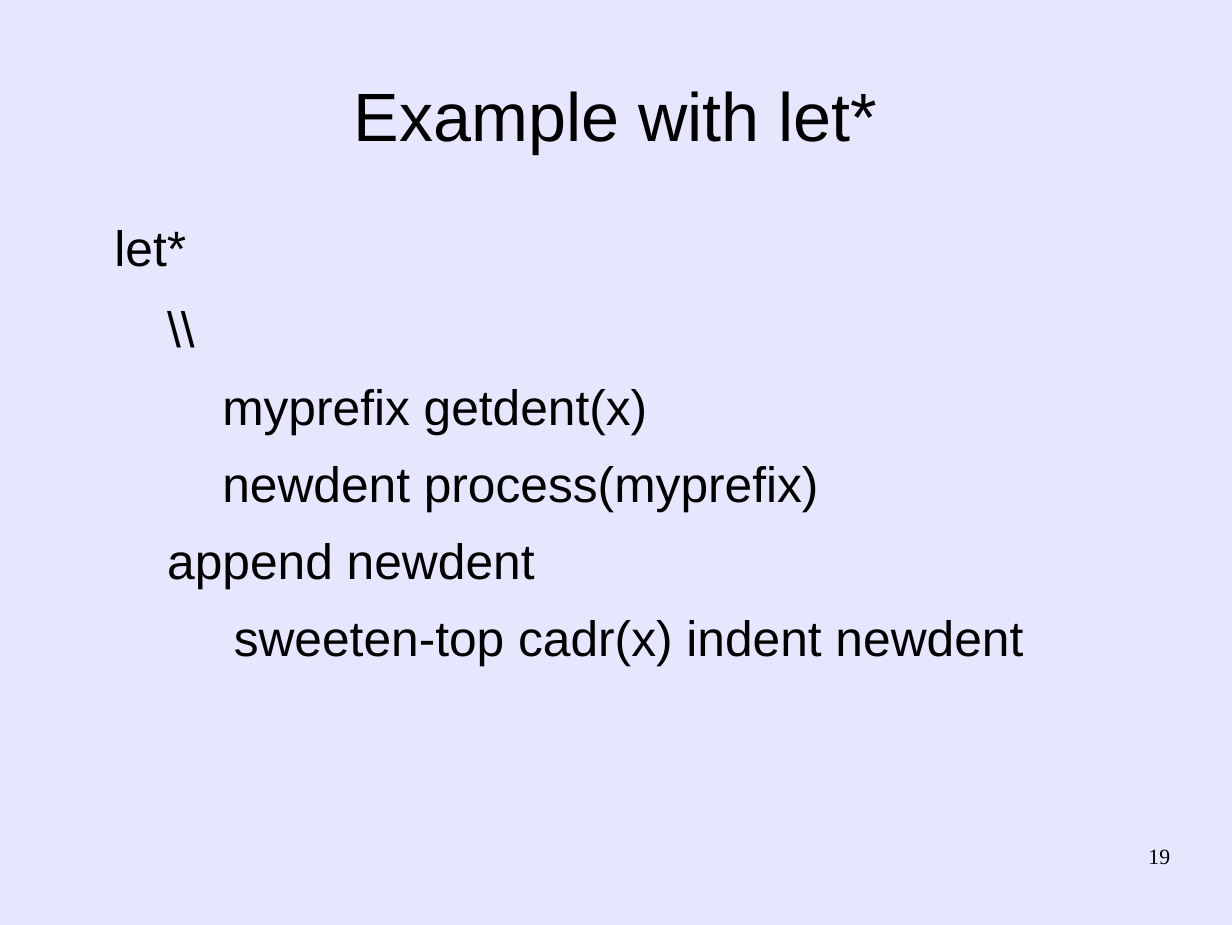
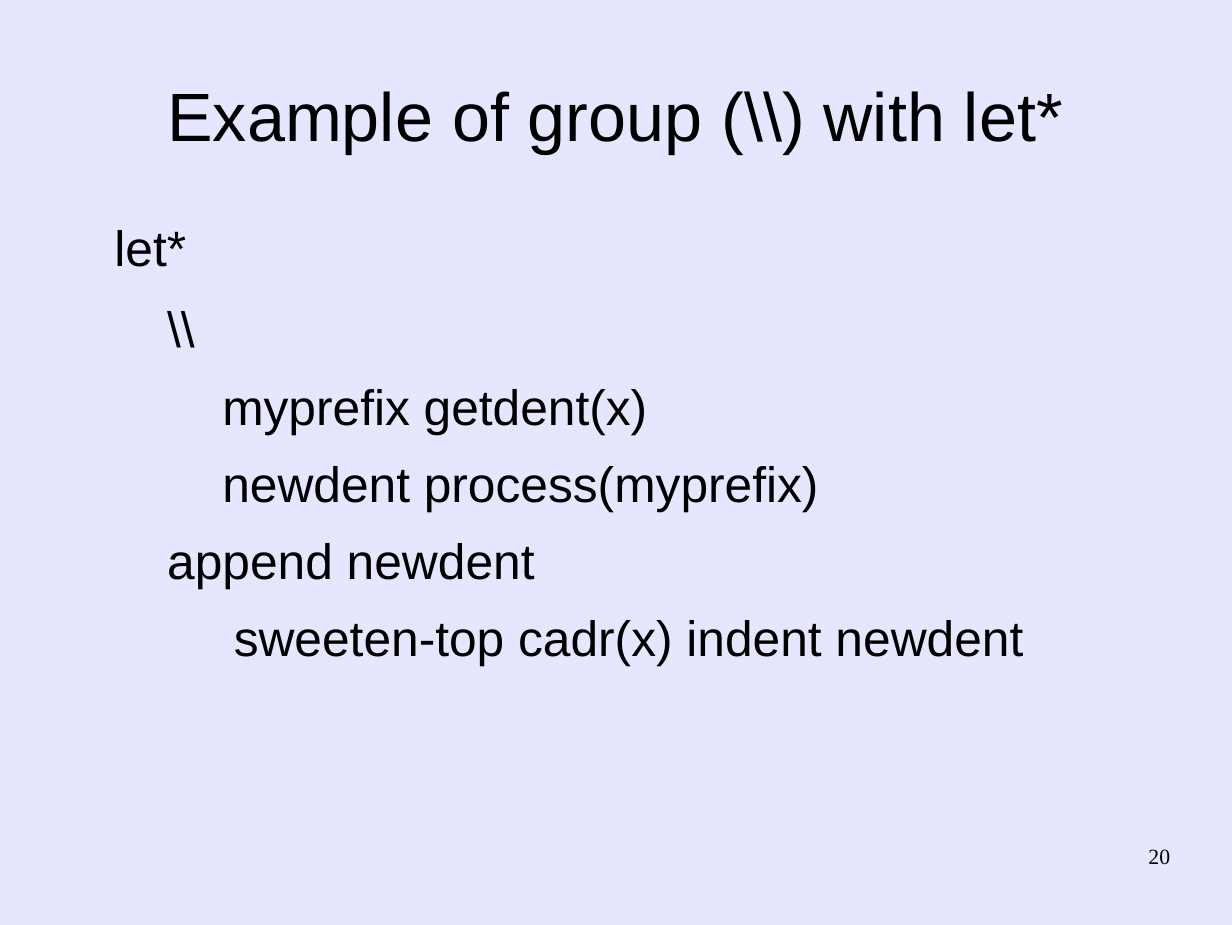
Before and after one commit to martin12333/Readable-Lisp-S-expressions, a slide deck: slide 20 of readable-s-expressions.odp (slide 19 before the commit). Drawn at 1232x925 pixels with LibreOffice and Linux fonts; fonts in the diff are those of the drawing. Boxes give left, top, right and bottom in pixels: in the first picture for what was removed or moved away, otherwise in the second. Text is boxed around its words. In the diff, an @@ line names an element or a change of style, - is before the commit and + after.

```diff
--- a/readable-s-expressions.odp
+++ b/readable-s-expressions.odp
@@ title at (167, 91, 1063, 154): text changed @@
-Example with let*
+Example of group (\\) with let*
@@ page number at (1148, 849, 1170, 865): text changed @@
-19
+20
```
Also in this commit, not shown: 8 other slides changed, 9 slides added.
